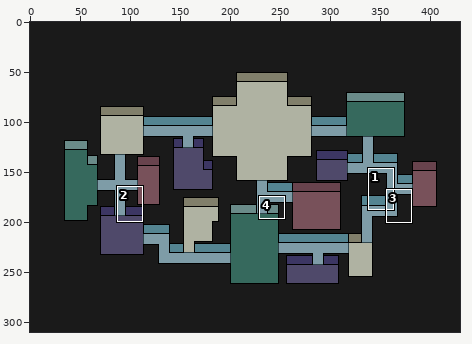
Sprite sheet, stored at client/public/amidstOurselvesAssets/map1.png. Above: a wide view before the commit, with the close-up outlined.
Close-up. As it was:
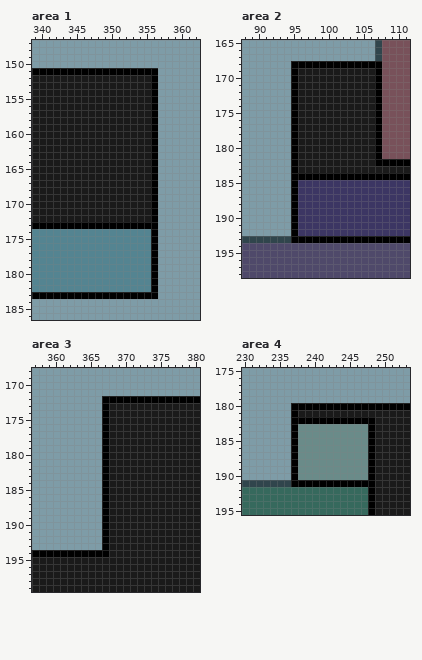
The file is 430x310 pixels. Shown: area 1: x 339..362, y 147..186; area 2: x 88..111, y 165..198; area 3: x 357..380, y 168..199; area 4: x 230..253, y 175..195. The commit also changed other parts of the picture, which this record leaves out.
The same view after the edit:
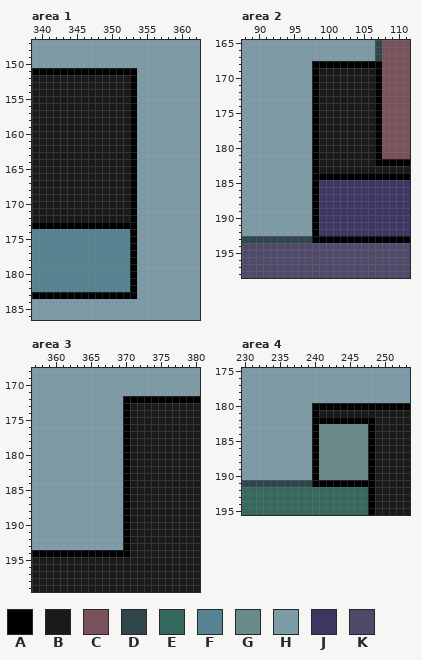
Palette (. is transparent): A #000000  B #1a1a1a  C #78515a  D #30454c  E #36695d  F #548491  G #6a8b89  H #7e9ca7  J #3c3663  K #4f496a
Changes in this commit:
--- area 1
@@ x 351..358 @@
 150 HHHHHHHH
-151 AAAAAAHH
-152 BBBBBAHH
-153 BBBBBAHH
-154 BBBBBAHH
-155 BBBBBAHH
-156 BBBBBAHH
-157 BBBBBAHH
-158 BBBBBAHH
-159 BBBBBAHH
-160 BBBBBAHH
-161 BBBBBAHH
-162 BBBBBAHH
-163 BBBBBAHH
-164 BBBBBAHH
-165 BBBBBAHH
-166 BBBBBAHH
-167 BBBBBAHH
-168 BBBBBAHH
-169 BBBBBAHH
-170 BBBBBAHH
-171 BBBBBAHH
-172 BBBBBAHH
-173 AAAAAAHH
-174 FFFFFAHH
-175 FFFFFAHH
-176 FFFFFAHH
-177 FFFFFAHH
-178 FFFFFAHH
-179 FFFFFAHH
-180 FFFFFAHH
-181 FFFFFAHH
-182 FFFFFAHH
-183 AAAAAAHH
+151 AAAHHHHH
+152 BBAHHHHH
+153 BBAHHHHH
+154 BBAHHHHH
+155 BBAHHHHH
+156 BBAHHHHH
+157 BBAHHHHH
+158 BBAHHHHH
+159 BBAHHHHH
+160 BBAHHHHH
+161 BBAHHHHH
+162 BBAHHHHH
+163 BBAHHHHH
+164 BBAHHHHH
+165 BBAHHHHH
+166 BBAHHHHH
+167 BBAHHHHH
+168 BBAHHHHH
+169 BBAHHHHH
+170 BBAHHHHH
+171 BBAHHHHH
+172 BBAHHHHH
+173 AAAHHHHH
+174 FFAHHHHH
+175 FFAHHHHH
+176 FFAHHHHH
+177 FFAHHHHH
+178 FFAHHHHH
+179 FFAHHHHH
+180 FFAHHHHH
+181 FFAHHHHH
+182 FFAHHHHH
+183 AAAHHHHH
 184 HHHHHHHH
--- area 2
@@ x 93..100 @@
 167 HHHHHHHH
-168 HHAAAAAA
-169 HHABBBBB
-170 HHABBBBB
-171 HHABBBBB
-172 HHABBBBB
-173 HHABBBBB
-174 HHABBBBB
-175 HHABBBBB
-176 HHABBBBB
-177 HHABBBBB
-178 HHABBBBB
-179 HHABBBBB
-180 HHABBBBB
-181 HHABBBBB
-182 HHABBBBB
-183 HHABBBBB
-184 HHAAAAAA
-185 HHAJJJJJ
-186 HHAJJJJJ
-187 HHAJJJJJ
-188 HHAJJJJJ
-189 HHAJJJJJ
-190 HHAJJJJJ
-191 HHAJJJJJ
-192 HHAJJJJJ
-193 DDAAAAAA
+168 HHHHHAAA
+169 HHHHHABB
+170 HHHHHABB
+171 HHHHHABB
+172 HHHHHABB
+173 HHHHHABB
+174 HHHHHABB
+175 HHHHHABB
+176 HHHHHABB
+177 HHHHHABB
+178 HHHHHABB
+179 HHHHHABB
+180 HHHHHABB
+181 HHHHHABB
+182 HHHHHABB
+183 HHHHHABB
+184 HHHHHAAA
+185 HHHHHAJJ
+186 HHHHHAJJ
+187 HHHHHAJJ
+188 HHHHHAJJ
+189 HHHHHAJJ
+190 HHHHHAJJ
+191 HHHHHAJJ
+192 HHHHHAJJ
+193 DDDDDAAA
 194 KKKKKKKK
--- area 3
@@ x 365..372 @@
 171 HHHHHHHH
-172 HHAAAAAA
-173 HHABBBBB
-174 HHABBBBB
-175 HHABBBBB
-176 HHABBBBB
-177 HHABBBBB
-178 HHABBBBB
-179 HHABBBBB
-180 HHABBBBB
-181 HHABBBBB
-182 HHABBBBB
-183 HHABBBBB
-184 HHABBBBB
-185 HHABBBBB
-186 HHABBBBB
-187 HHABBBBB
-188 HHABBBBB
-189 HHABBBBB
-190 HHABBBBB
-191 HHABBBBB
-192 HHABBBBB
-193 HHABBBBB
-194 AAABBBBB
+172 HHHHHAAA
+173 HHHHHABB
+174 HHHHHABB
+175 HHHHHABB
+176 HHHHHABB
+177 HHHHHABB
+178 HHHHHABB
+179 HHHHHABB
+180 HHHHHABB
+181 HHHHHABB
+182 HHHHHABB
+183 HHHHHABB
+184 HHHHHABB
+185 HHHHHABB
+186 HHHHHABB
+187 HHHHHABB
+188 HHHHHABB
+189 HHHHHABB
+190 HHHHHABB
+191 HHHHHABB
+192 HHHHHABB
+193 HHHHHABB
+194 AAAAAABB
 195 BBBBBBBB
--- area 4
@@ x 235..242 @@
 179 HHHHHHHH
-180 HHAAAAAA
-181 HHABBBBB
-182 HHAAAAAA
-183 HHAGGGGG
-184 HHAGGGGG
-185 HHAGGGGG
-186 HHAGGGGG
-187 HHAGGGGG
-188 HHAGGGGG
-189 HHAGGGGG
-190 HHAGGGGG
-191 DDAAAAAA
+180 HHHHHAAA
+181 HHHHHABB
+182 HHHHHAAA
+183 HHHHHAGG
+184 HHHHHAGG
+185 HHHHHAGG
+186 HHHHHAGG
+187 HHHHHAGG
+188 HHHHHAGG
+189 HHHHHAGG
+190 HHHHHAGG
+191 DDDDDAAA
 192 EEEEEEEE
